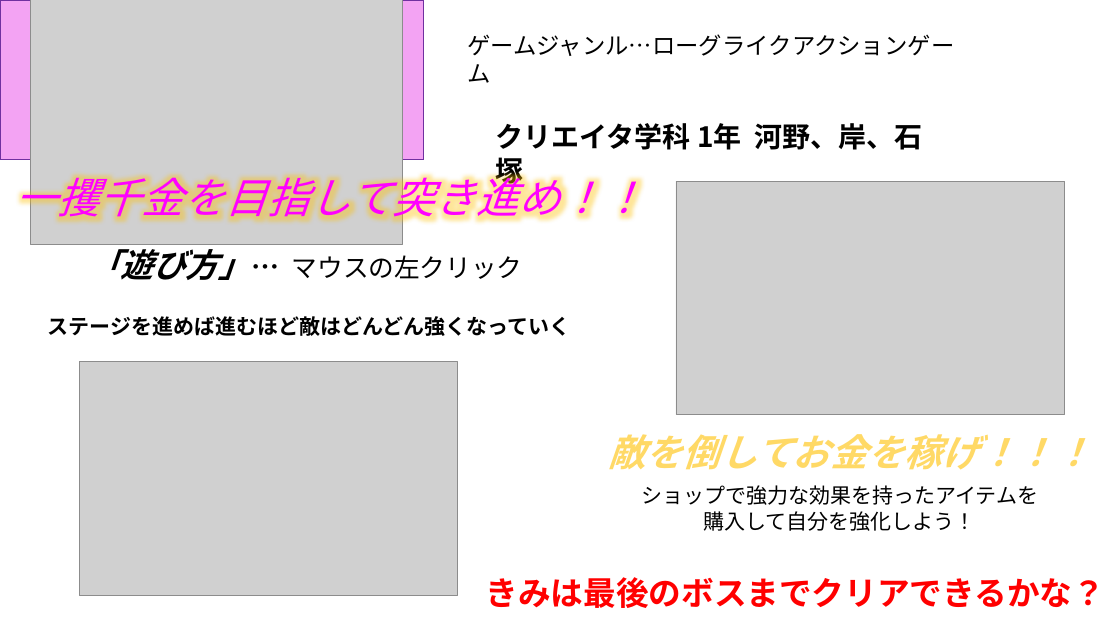
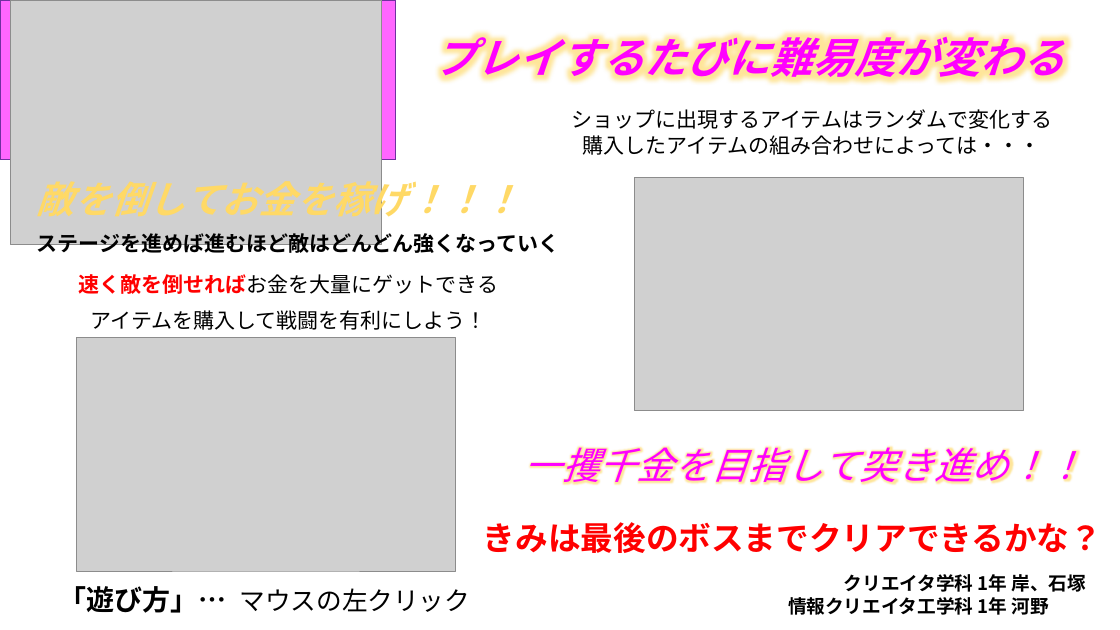
Before and after one commit to KawanoTakumi/Monja, a slide deck: slide 1 of Neotopia.pptx. Drawn at 1120x630 pixels with LibreOffice and Linux fonts; fonts in the diff are those of the drawing; grey boxes stand for pictures. Boxes give left, top, right and bottom in pixels: in the first picture for what was removed or moved away, otherwise in the second. Text is boxed around its words. In the diff, an @@ line names an element or a change of style, - is before the commit and + after.

```diff
--- a/Neotopia.pptx
+++ b/Neotopia.pptx
@@ rectangle resized from (x1=0, y1=0, x2=424, y2=160) to (x1=0, y1=0, x2=396, y2=160) @@
@@ rectangle at (x1=0, y1=0, x2=396, y2=160): fill #F3A3F3 to #FF66FF @@
@@ picture moved from (x1=30, y1=0, x2=402, y2=245) to (x1=10, y1=0, x2=381, y2=245) @@
@@ text added at (x1=435, y1=34, x2=1065, y2=81), 36 pt, text #FF00FF, bold, italic @@
+プレイするたびに難易度が変わる
@@ text removed at (x1=467, y1=34, x2=954, y2=56) @@
-ゲームジャンル…ローグライクアクションゲーム
@@ text added at (x1=571, y1=109, x2=1052, y2=155), 18 pt, text #000000 @@
+ショップに出現するアイテムはランダムで変化する
+購入したアイテムの組み合わせによっては・・・
@@ text "敵を倒してお金を稼げ！！！" rewrapped from (x1=608, y1=434, x2=1091, y2=470) to (x1=37, y1=173, x2=520, y2=224) @@
@@ picture moved from (x1=676, y1=181, x2=1065, y2=415) to (x1=634, y1=177, x2=1023, y2=411) @@
@@ text "ステージを進めば進むほど敵はどんどん強くなっていく" rewrapped from (x1=48, y1=316, x2=571, y2=336) to (x1=36, y1=230, x2=559, y2=256) @@
@@ text at (x1=79, y1=274, x2=499, y2=330): text changed @@
-ショップで強力な効果を持ったアイテムを
-購入して自分を強化しよう！
+速く敵を倒せればお金を大量にゲットできる
+アイテムを購入して戦闘を有利にしよう！
@@ picture moved from (x1=79, y1=362, x2=457, y2=596) to (x1=76, y1=338, x2=455, y2=571) @@
@@ text "一攫千金を目指して突き進め！！" moved from (x1=16, y1=168, x2=645, y2=224) to (x1=525, y1=446, x2=1084, y2=485) @@
@@ text "一攫千金を目指して突き進め！！" at (x1=525, y1=446, x2=1084, y2=485): size 36 to 32 pt @@
@@ text "きみは最後のボスまでクリアできるかな？" moved from (x1=486, y1=577, x2=1105, y2=608) to (x1=483, y1=522, x2=1102, y2=553) @@
@@ text "「遊び方」… マウスの左クリック" moved from (x1=88, y1=242, x2=523, y2=280) to (x1=59, y1=586, x2=471, y2=613) @@
@@ text "「遊び方」… マウスの左クリック" at (x1=59, y1=586, x2=471, y2=613): size 28 to 24 pt, italic off in "「遊び方」…" @@
@@ text at (x1=788, y1=574, x2=1086, y2=615): text changed; size 24 to 16 pt @@
-クリエイタ学科 1年 河野、岸、石塚
+クリエイタ学科 1年 岸、石塚
+情報クリエイタ工学科 1年 河野
```
Also in this commit, not shown: 2 other files.
